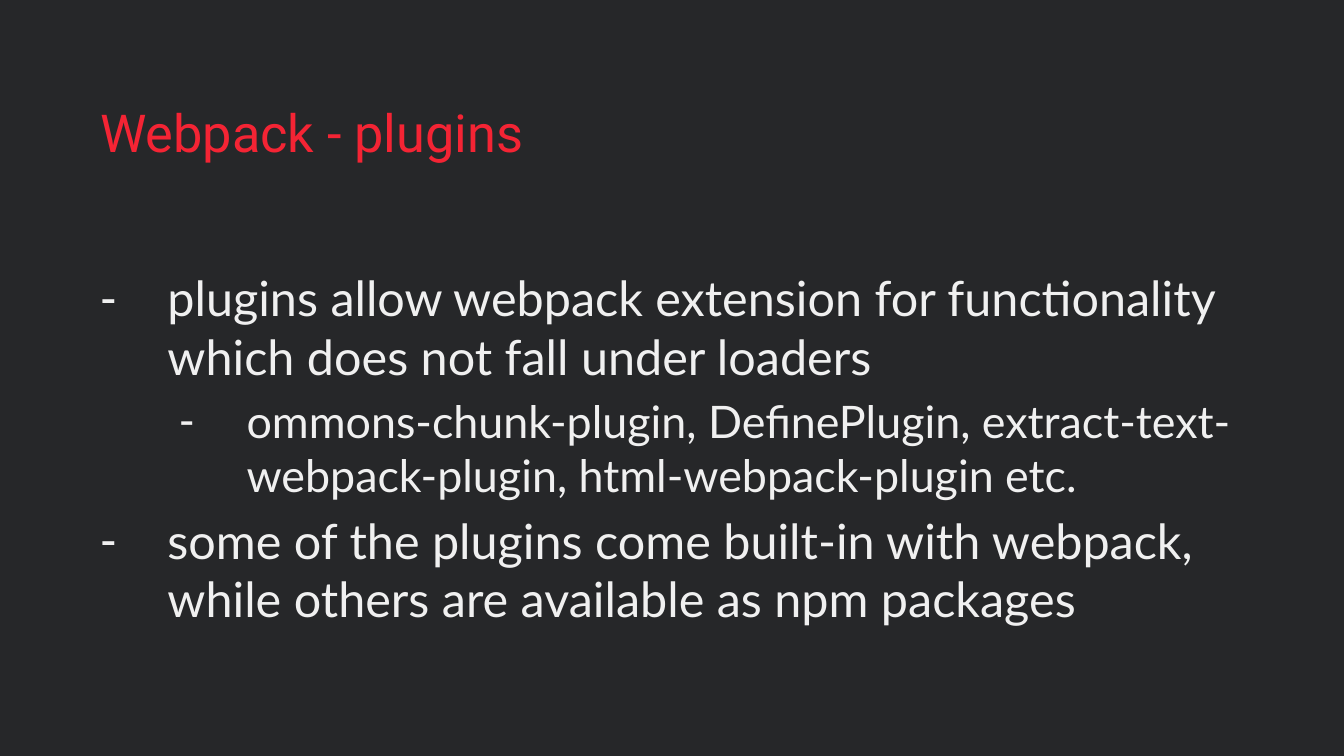
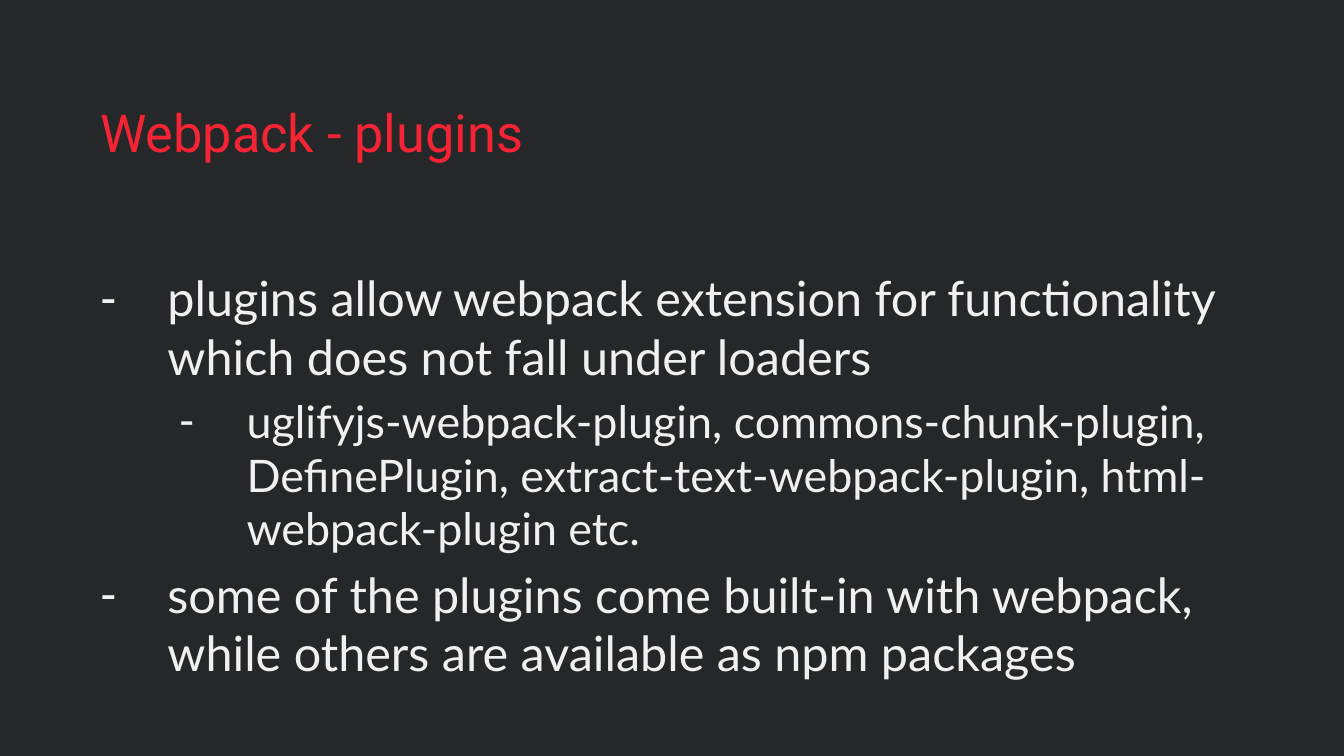
Before and after one commit to vzakanj/webpack-intro, a slide deck: slide 35 of webpack-introduction.pptx. Drawn at 1344x756 pixels with LibreOffice and Linux fonts; fonts in the diff are those of the drawing; background and template pictures are left out. Boxes give left, top, right and bottom in pixels: in the first picture for what was removed or moved away, otherwise in the second. Text is boxed around its words. In the diff, an @@ line names an element or a change of style, - is before the commit and + after.

```diff
--- a/webpack-introduction.pptx
+++ b/webpack-introduction.pptx
@@ text at (247,405,1206,553): text changed @@
-  – ommons-chunk-plugin, DefinePlugin, extract-text-webpack-plugin, html-webpack-plugin etc.
+  – uglifyjs-webpack-plugin, commons-chunk-plugin, DefinePlugin, extract-text-webpack-plugin, html-webpack-plugin etc.
```
Also in this commit, not shown: 2 other slides changed, 6 slides added.
